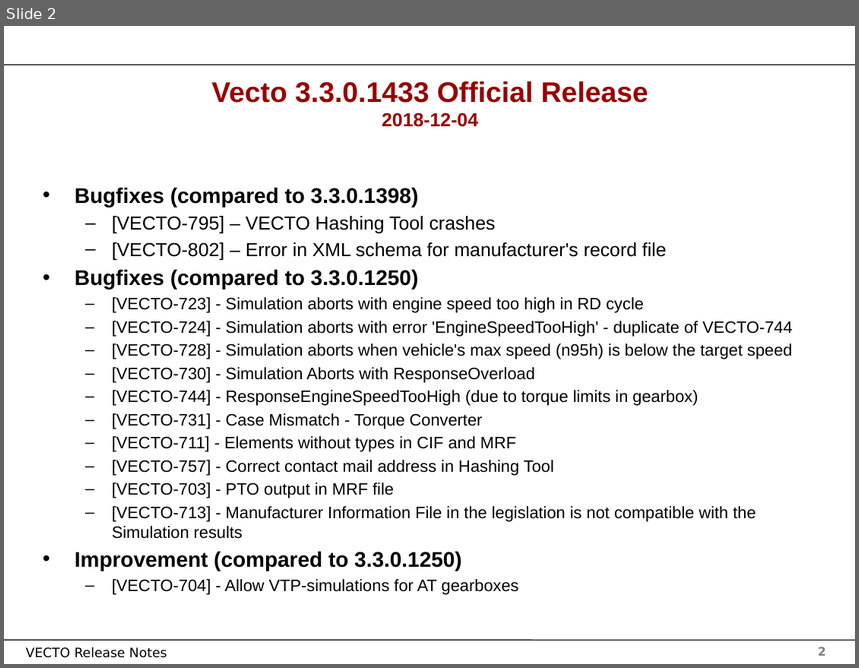
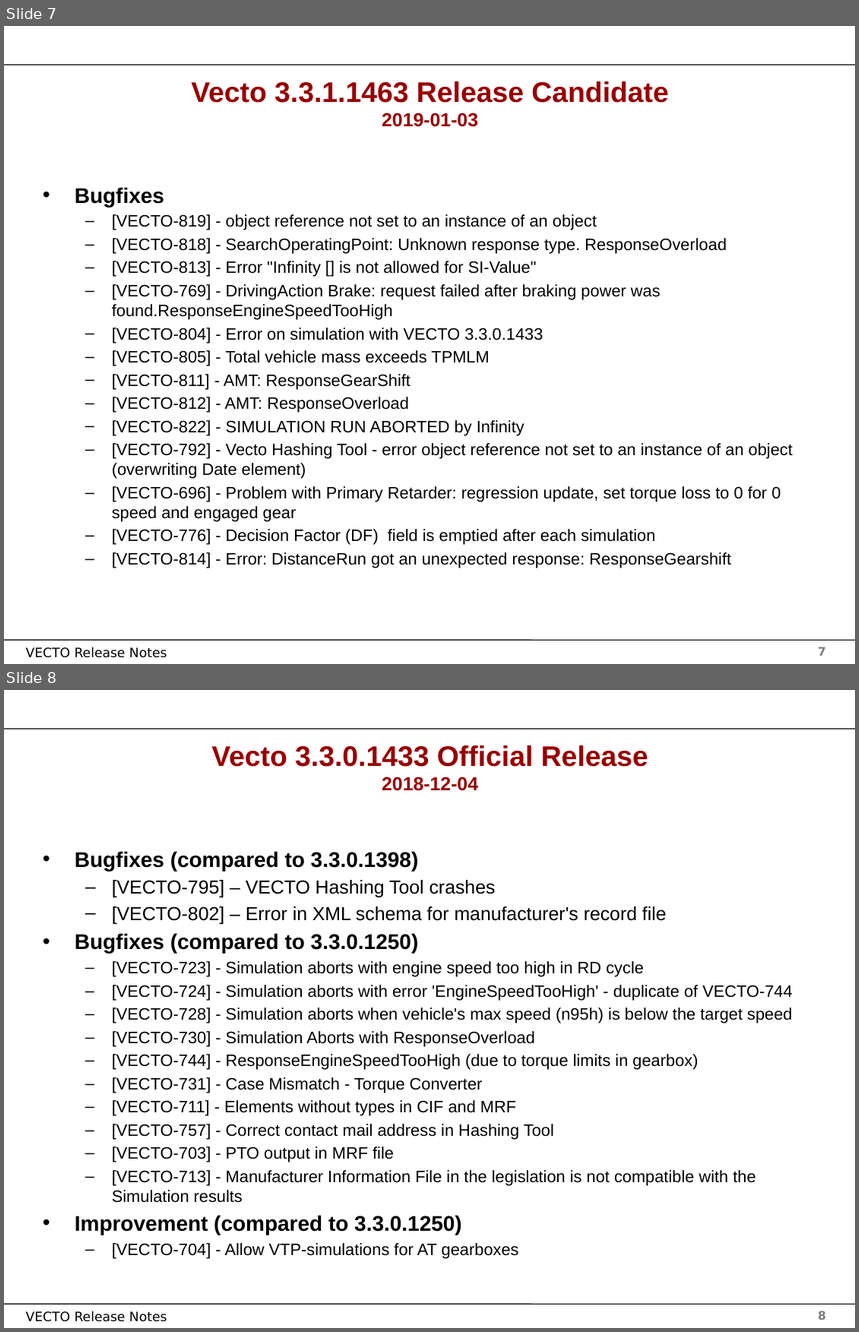
Before and after one commit to tanawadeatharva/BharatVECTO, a slide deck: Documentation/User Manual Source/Release Notes Vecto3.x.pptx. Shown one above the other, each under a label of ours: slide 2 before the commit, slides 7 and 8 after it. The pictures are 859x668 and 859x1332 pixels, drawn with LibreOffice and Linux fonts; fonts in the diff are those of the drawing; background and template pictures are left out. Boxes give left, top, right and bottom in pixels: in the first picture for what was removed or moved away, otherwise in the second. Text is boxed around its words. In the diff, an @@ line names an element or a change of style, - is before the commit and + after.

```diff
--- a/Documentation/User Manual Source/Release Notes Vecto3.x.pptx
+++ b/Documentation/User Manual Source/Release Notes Vecto3.x.pptx
@@ slide 7 added at [4,26,855,664], background #FFFFFF; not listed: 4 template elements that a slide beside it also shows @@
@@ title added at [191,81,668,127], 24 pt, text #990000, bold @@
+Vecto 3.3.1.1463 Release Candidate
+2019-01-03
@@ text added at [75,187,793,569], 14 pt, text #000000 @@
+• Bugfixes
+  – [VECTO-819] - object reference not set to an instance of an object
+  – [VECTO-818] - SearchOperatingPoint: Unknown response type. ResponseOverload
+  – [VECTO-813] - Error "Infinity [] is not allowed for SI-Value"
+  – [VECTO-769] - DrivingAction Brake: request failed after braking power was found.ResponseEngineSpeedTooHigh
+  – [VECTO-804] - Error on simulation with VECTO 3.3.0.1433
+  – [VECTO-805] - Total vehicle mass exceeds TPMLM
+  – [VECTO-811] - AMT: ResponseGearShift
+  – [VECTO-812] - AMT: ResponseOverload
+  – [VECTO-822] - SIMULATION RUN ABORTED by Infinity
+  – [VECTO-792] - Vecto Hashing Tool - error object reference not set to an instance of an object (overwriting Date element)
+  – [VECTO-696] - Problem with Primary Retarder: regression update, set torque loss to 0 for 0 speed and engaged gear
+  – [VECTO-776] - Decision Factor (DF) field is emptied after each simulation
+  – [VECTO-814] - Error: DistanceRun got an unexpected response: ResponseGearshift
@@ what was slide 2 is now slide 8 @@
@@ page number at [818,1311,826,1320]: text changed @@
-2
+8
```
Also in this commit, not shown: 1 slide changed, 5 other slides added, 19 other files.
